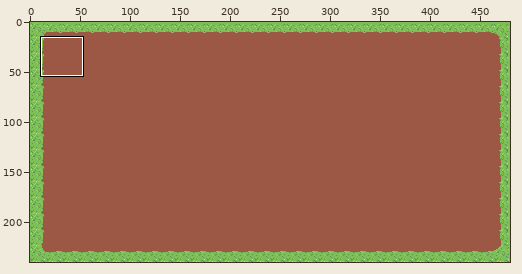
Sprite sheet -- Assets/map.png. Above, an overview of the earlier version with the close-up marked.
Close-up. As it was:
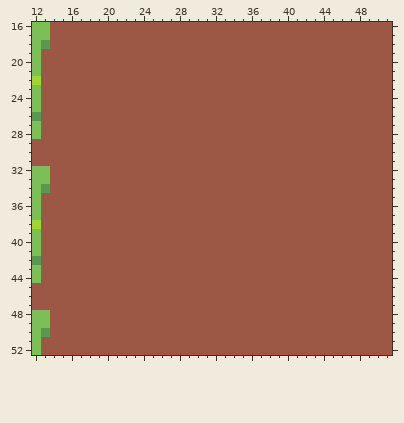
The file is 480x240 pixels. Shown: x 12..51, y 16..52.
Now the later version:
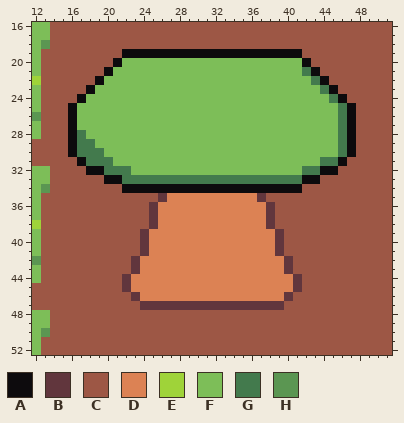
Palette (. is transparent): A #0d0b0d  B #61363d  C #9d5745  D #dc8254  E #9fd339  F #7dbe58  G #437a4d  H #5b9652
Changes in this commit:
Colour C gives way to colour A in row 19 at x 22 to 41; in row 20 at x 21 and 42; in row 21 at x 20 and 43; in row 22 at x 19 and 44; in row 23 at x 18 and 45; in row 24 at x 17 and 46.
Colour C gives way to colour A in rows 25 to 30 at x 16 and 47; in row 31 at x 17 and 46; in row 32 at x 18 to 19 and 44 to 45; in row 33 at x 20 to 21 and 42 to 43; in row 34 at x 22 to 41.
Colour C gives way to colour B in row 35 at x 26 and 37; in rows 36 to 38 at x 25 and 38; in rows 39 to 41 at x 24 and 39; in rows 42 to 43 at x 23 and 40; in rows 44 to 45 at x 22 and 41; in row 46 at x 23 and 40.
Colour C gives way to colour B in row 47 at x 24 to 39.
Colour C gives way to colour D in row 35 at x 27 to 36; in rows 36 to 38 at x 26 to 37; in rows 39 to 41 at x 25 to 38; in rows 42 to 43 at x 24 to 39; in rows 44 to 45 at x 23 to 40; in row 46 at x 24 to 39.
Colour C gives way to colour F in row 20 at x 22 to 41; in row 21 at x 21 to 41; in row 22 at x 20 to 42; in row 23 at x 19 to 43; in row 24 at x 18 to 44; in rows 25 to 27 at x 17 to 45.
Colour C gives way to colour F in row 28 at x 18 to 45; in row 29 at x 19 to 45; in row 30 at x 20 to 45; in row 31 at x 21 to 43; in row 32 at x 23 to 41.
Colour C gives way to colour G in row 21 at x 42; in row 22 at x 43; in row 23 at x 44; in row 24 at x 45; in rows 25 to 27 at x 46; in row 28 at x 17 and 46.
Colour C gives way to colour G in row 29 at x 17 to 18 and 46; in row 30 at x 17 to 19 and 46; in row 31 at x 18 to 20 and 44 to 45; in row 32 at x 20 to 22 and 42 to 43; in row 33 at x 22 to 41.
